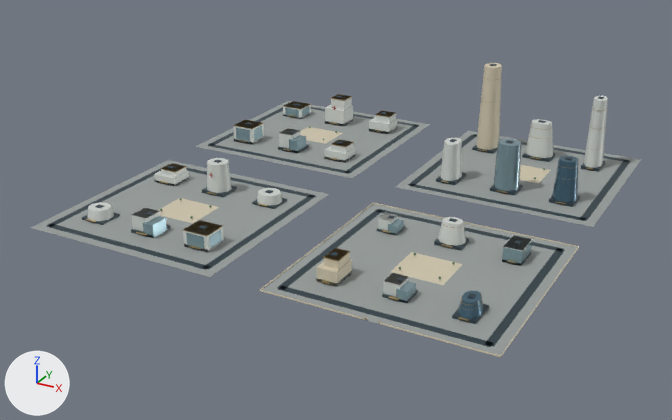
The glTF model web/public/assets/3d/ampliworld/GC-CITY-2030/GC-TILE-10-22.glb: old version first, new version second.
Rendered twice from a camera (50 mm lens) standing at (661.0, -8295.0, 601.0) and looking at (-18.0, -7059.0, -17.0). Arrows for +X, +Y and +Z are at lower left; the lights stay in place. The first picture is the older version. Where no turn or scale is listed for an object, it has been applied to the vertices. Vertices at exactly the same position are counted once.

Names of what the first picture shows: 'GC-TILE-10-22-blue', 'GC-TILE-10-22-dark', 'GC-TILE-10-22-glass', 'GC-TILE-10-22-gold', 'GC-TILE-10-22-ivory', 'GC-TILE-10-22-paving', 'GC-TILE-10-22-white' and 1 more.
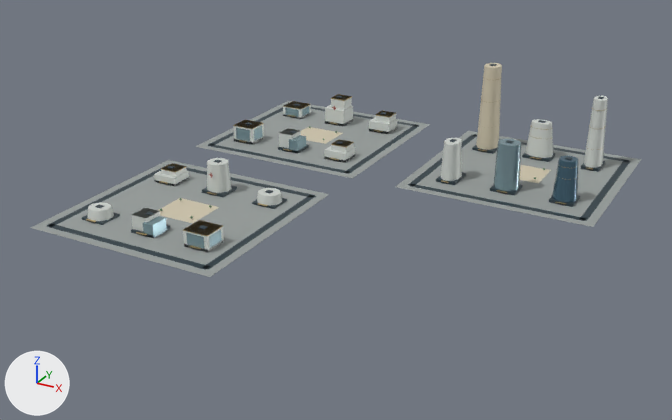
What changed in the scene script:
```text
Change me_mesh_0:
    used by ob_gc_tile_10_22_paving; location = (0.0, 0.0, 0.0)
    remove me_mesh_0.from_pydata(...)  # 32 vertices, 48 faces; spans x -379.0..379.0, y -7379.0..-6621.0, z 0.0
    add me_mesh_0.from_pydata(...)  # 24 vertices, 36 faces; spans x -379.0..379.0, y -7379.0..-6621.0, z 0.0
    me_mesh_0 part 1: the loose piece of 8 vertices spanning x 41.0..379.0, y -7379.0..-7041.0, z 0.0 is deleted
Change me_mesh_1:
    used by ob_gc_tile_10_22_dark; location = (0.0, 0.0, 0.0)
    remove me_mesh_1.from_pydata(...)  # 512 vertices, 768 faces; spans x -364.0..364.0, y -7364.0..-6636.0, z 0.0..161.0
    add me_mesh_1.from_pydata(...)  # 384 vertices, 576 faces; spans x -364.0..364.0, y -7364.0..-6636.0, z 0.0..161.0
    me_mesh_1 part 2: 16 loose pieces with 128 vertices, spanning x 56.0..364.0, y -7364.0..-7056.0, z 0.0..38.0, are deleted
Change me_mesh_2:
    used by ob_gc_tile_10_22_ivory; location = (0.0, 0.0, 0.0)
    remove me_mesh_2.from_pydata(...)  # 110 vertices, 172 faces; spans x -250.0..380.0, y -7380.0..-6672.0, z 0.0..160.0
    add me_mesh_2.from_pydata(...)  # 46 vertices, 76 faces; spans x -250.0..250.0, y -7246.0..-6672.0, z 0.0..160.0
    me_mesh_2 part 3: 8 loose pieces with 64 vertices, spanning x 40.0..380.0, y -7380.0..-7040.0, z 0.0..36.0, are deleted
Change me_mesh_5:
    used by ob_gc_tile_10_22_white; location = (0.0, 0.0, 0.0)
    remove me_mesh_5.from_pydata(...)  # 314 vertices, 520 faces; spans x -332.0..325.0, y -7318.0..-6675.0, z 0.0..127.0
    add me_mesh_5.from_pydata(...)  # 252 vertices, 420 faces; spans x -332.0..325.0, y -7318.0..-6675.0, z 0.0..127.0
    me_mesh_5 part 4: 6 loose pieces with 62 vertices, spanning x 93.0..325.0, y -7312.0..-7096.0, z 0.0..37.0, are deleted
Change me_mesh_6:
    used by ob_gc_tile_10_22_gold; location = (0.0, 0.0, 0.0)
    remove me_mesh_6.from_pydata(...)  # 998 vertices, 1728 faces; spans x -332.0..328.0, y -7380.0..-6674.0, z 0.0..138.0
    add me_mesh_6.from_pydata(...)  # 794 vertices, 1380 faces; spans x -332.0..328.0, y -7322.0..-6674.0, z 4.0..138.0
    me_mesh_6 part 5: 15 loose pieces with 204 vertices, spanning x 101.0..324.0, y -7380.0..-7102.0, z 0.0..36.0, are deleted
Change me_mesh_7:
    used by ob_gc_tile_10_22_glass; location = (0.0, 0.0, 0.0)
    remove me_mesh_7.from_pydata(...)  # 190 vertices, 292 faces; spans x -332.0..324.0, y -7318.0..-6678.0, z 0.0..84.0
    add me_mesh_7.from_pydata(...)  # 134 vertices, 208 faces; spans x -332.0..231.0, y -7318.0..-6678.0, z 0.0..84.0
    me_mesh_7 part 6: 7 loose pieces with 56 vertices, spanning x 112.0..324.0, y -7315.0..-7096.0, z 0.0..24.0, are deleted
Change me_mesh_9:
    used by ob_gc_tile_10_22_blue; location = (0.0, 0.0, 0.0)
    remove me_mesh_9.from_pydata(...)  # 44 vertices, 80 faces; spans x 291.0..329.0, y -7321.0..-6858.0, z 4.0..73.0
    add me_mesh_9.from_pydata(...)  # 22 vertices, 40 faces; spans x 291.0..329.0, y -6898.0..-6858.0, z 5.0..73.0
    me_mesh_9 part 7: the loose piece of 22 vertices spanning x 295.0..325.0, y -7321.0..-7275.0, z 4.0..25.0 is deleted
```

Boxes [x1, y1, x2, y2] around the edits, measured in the pictures (672 x 420 px):
'GC-TILE-10-22-paving', reshaped (31% shorter)
    before: [31, 101, 641, 356]
    after: [31, 101, 641, 277]
'GC-TILE-10-22-dark', reshaped (27% shorter)
    before: [46, 64, 631, 347]
    after: [46, 64, 631, 270]
'GC-TILE-10-22-white', reshaped (22% shorter)
    before: [87, 95, 608, 297]
    after: [87, 95, 608, 252]
'GC-TILE-10-22-ivory', reshaped (7% narrower, 45% shorter)
    before: [158, 63, 579, 357]
    after: [158, 63, 551, 223]
'GC-TILE-10-22-glass', reshaped (27% shorter)
    before: [143, 106, 532, 303]
    after: [143, 106, 522, 249]
'GC-TILE-10-22-blue', reshaped (78% narrower, 71% shorter)
    before: [458, 156, 578, 319]
    after: [552, 156, 578, 202]
'GC-TILE-10-22-gold', reshaped (30% shorter)
    before: [86, 77, 606, 324]
    after: [86, 77, 606, 249]
part 1 of me_mesh_0, deleted
    before: [262, 204, 578, 356]
part 2 of me_mesh_1, deleted
    before: [277, 209, 565, 347]
part 3 of me_mesh_2, deleted
    before: [260, 202, 579, 357]
part 4 of me_mesh_5, deleted
    before: [378, 212, 533, 297]
part 5 of me_mesh_6, deleted
    before: [321, 223, 516, 324]
part 6 of me_mesh_7, deleted
    before: [388, 219, 532, 303]
part 7 of me_mesh_9, deleted (blue)
    before: [458, 290, 484, 319]
